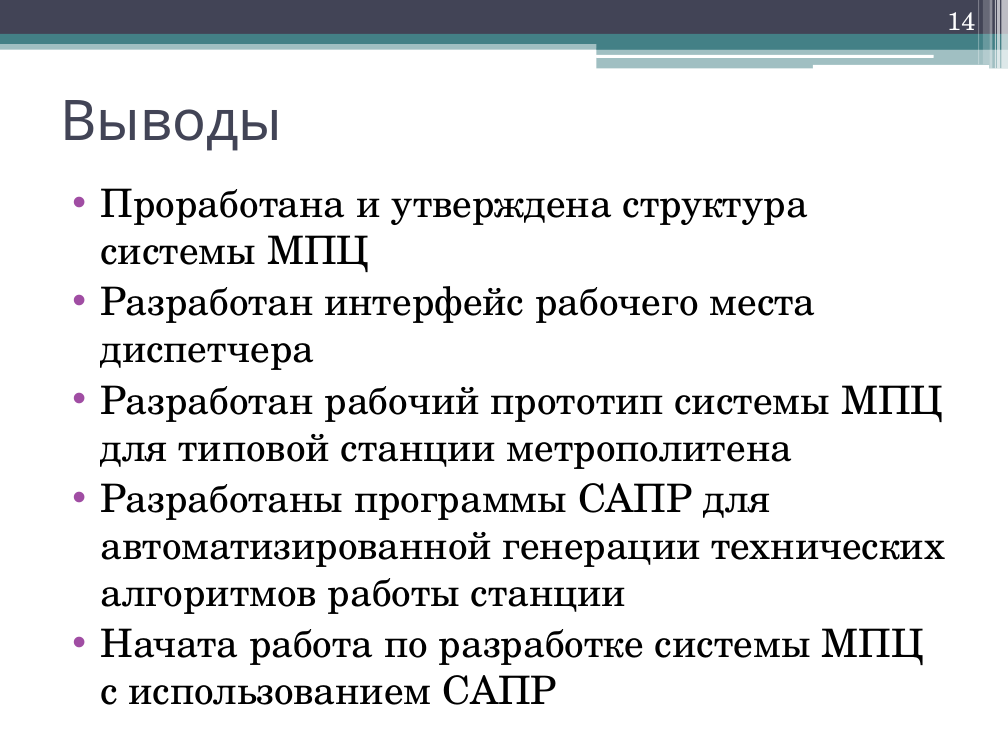
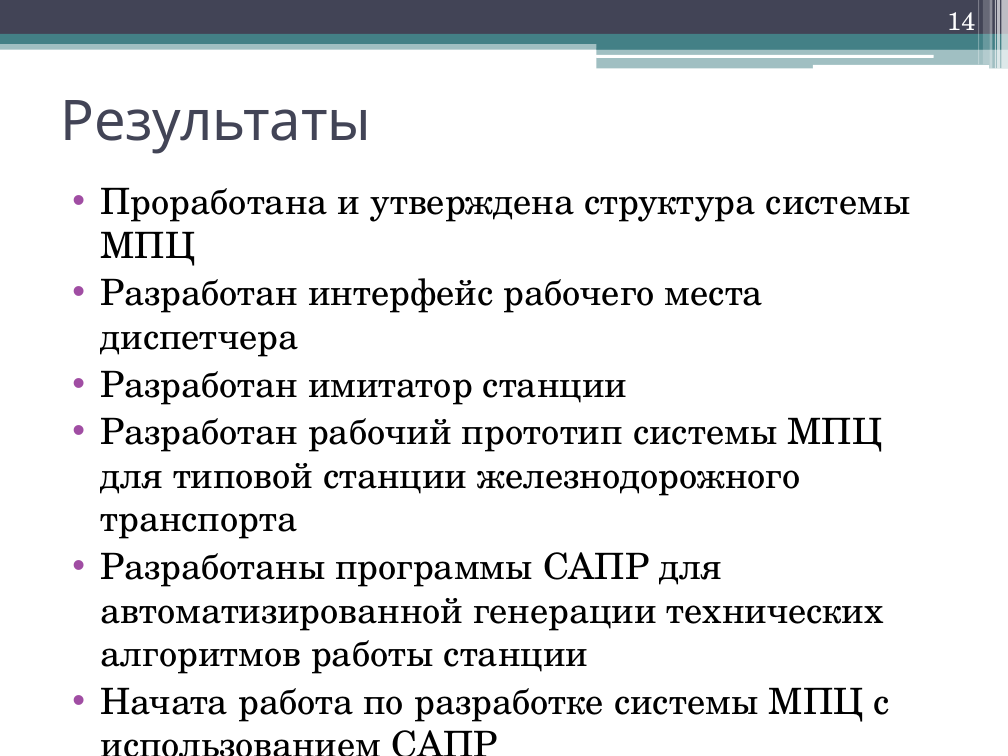
Before and after one commit to Filatoff73/Diplom, a slide deck: slide 14 of Диплом мой/Презентация/Presentation_Filatov_RK6-123.pptx. Drawn at 1008x756 pixels with LibreOffice and Linux fonts; fonts in the diff are those of the drawing. Boxes give left, top, right and bottom in pixels: in the first picture for what was removed or moved away, otherwise in the second. Text is boxed around its words. In the diff, an @@ line names an element or a change of style, - is before the commit and + after.

```diff
--- a/Диплом мой/Презентация/Presentation_Filatov_RK6-123.pptx
+++ b/Диплом мой/Презентация/Presentation_Filatov_RK6-123.pptx
@@ title at bbox=[60, 100, 371, 154]: text changed @@
-Выводы
+Результаты
@@ text at bbox=[101, 187, 910, 722]: size 28 to 25.9 pt in "Проработана и утверждена структура системы МПЦ", "Разработан интерфейс рабочего места диспетчера", "Разработаны программы САПР для автоматизированной генерации  ...", "Начата работа по разработке системы МПЦ с ..." @@
@@ text at bbox=[101, 370, 883, 539]: text changed; size 28 to 25.9 pt @@
-• Разработан рабочий прототип системы МПЦ для типовой станции метрополитена
+• Разработан имитатор станции
+• Разработан рабочий прототип системы МПЦ для типовой станции железнодорожного транспорта
```
Also in this commit, not shown: 1 other slide changed, 1 slide added, 1 slide removed.
